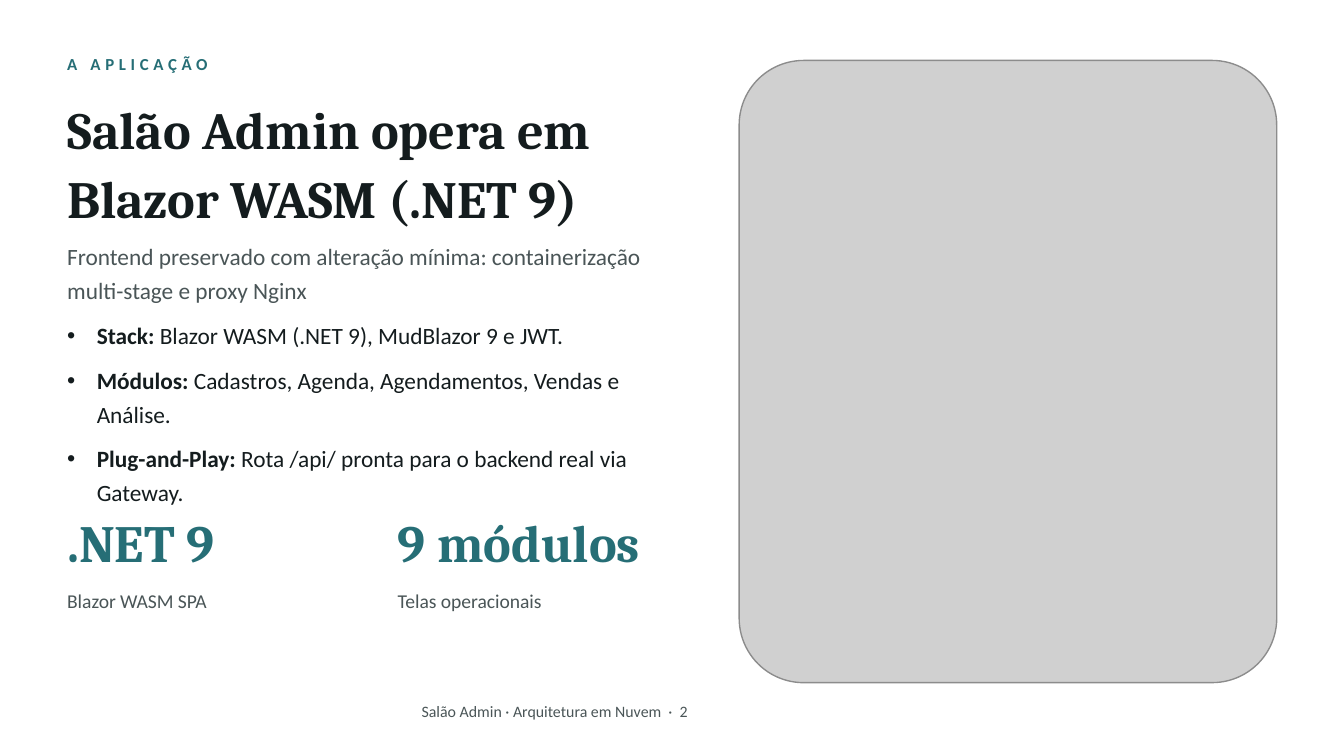
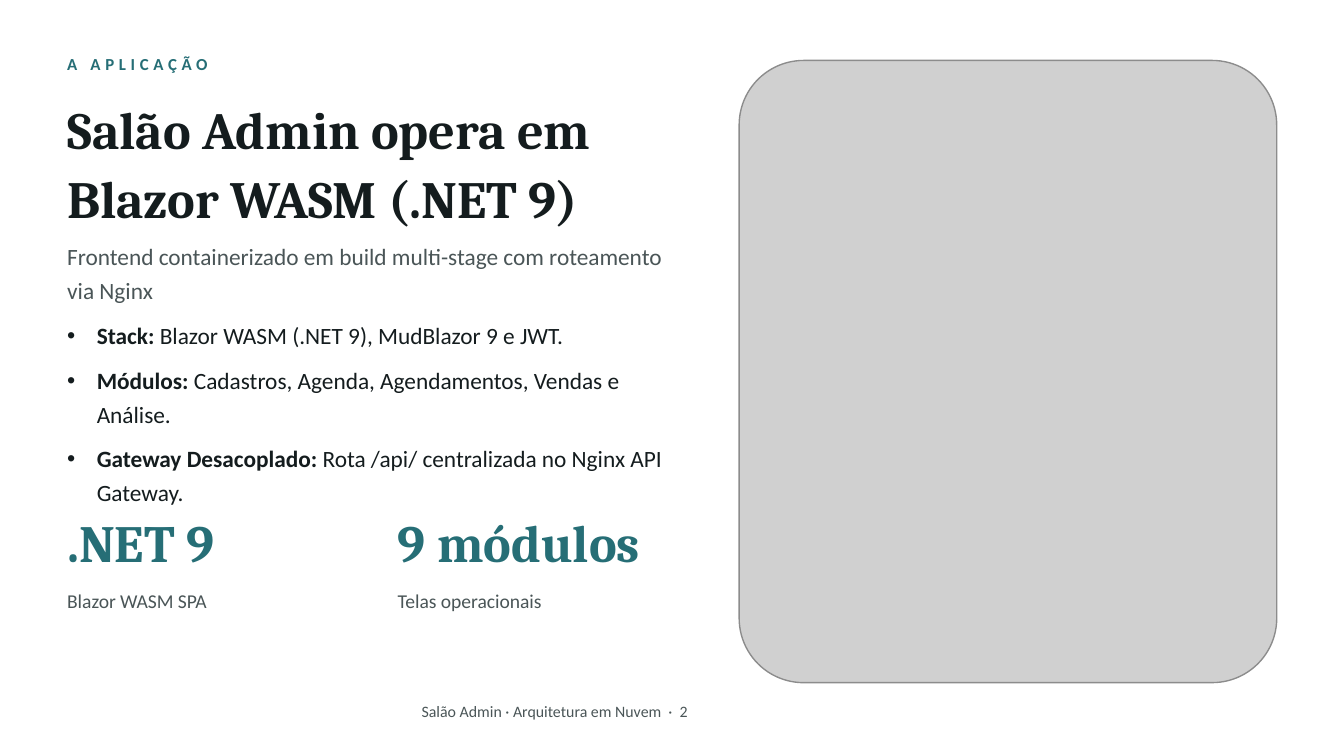
Before and after one commit to Xandi-avila/FrontendSalao, a slide deck: slide 2 of 6-apresentacao/Apresentacao_Arquitetura_Nuvem_SalaoAdmin.pptx. Drawn at 1344x756 pixels with LibreOffice and Linux fonts; fonts in the diff are those of the drawing; grey boxes stand for pictures. Boxes give left, top, right and bottom in pixels: in the first picture for what was removed or moved away, otherwise in the second. Text is boxed around its words. In the diff, an @@ line names an element or a change of style, - is before the commit and + after.

```diff
--- a/6-apresentacao/Apresentacao_Arquitetura_Nuvem_SalaoAdmin.pptx
+++ b/6-apresentacao/Apresentacao_Arquitetura_Nuvem_SalaoAdmin.pptx
@@ text at [67, 249, 661, 303]: text changed @@
-Frontend preservado com alteração mínima: containerização multi-stage e proxy Nginx
+Frontend containerizado em build multi-stage com roteamento via Nginx
@@ text at [97, 450, 661, 471]: text changed @@
-• Plug-and-Play: Rota /api/ pronta para o backend real via Gateway.
+• Gateway Desacoplado: Rota /api/ centralizada no Nginx API Gateway.
```
Also in this commit, not shown: 2 other slides changed, 4 other files.
